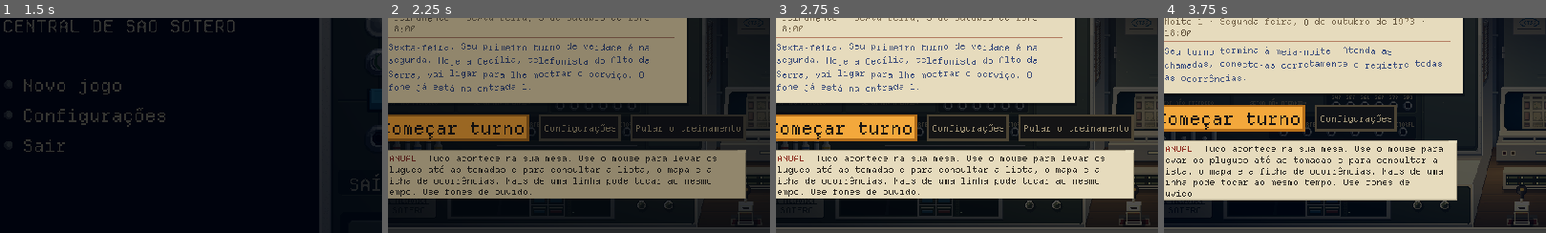
Above: before the commit, frames 1-4 (left to right).
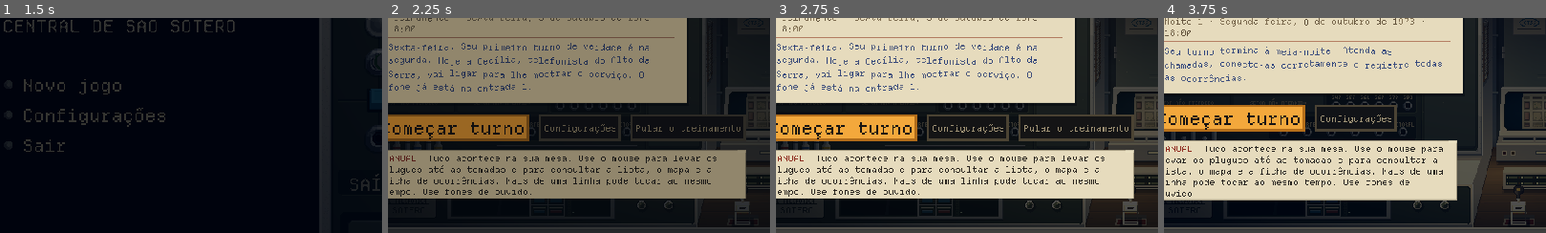
Above: after the commit, the same moments.

Repository: MendelDdS/Project-Switchboard
Game: Godot game, scene res://scenes/app.tscn
Two runs of this game, one before a commit and one after it. Both use one fixed random seed, a clock stepped at 60 frames per second and the inputs below.
Inputs (mouse positions are % of the whole screen's width and height, from its top left):
- Up to frame 1 (1.5 s): click "Novo jogo" at 0.5 s; click "Novo jogo" at 1.25 s
- Up to frame 2 (2.25 s): tap Enter at 2 s; drag from (50, 50) to (60, 28) at 2.02 s
- Up to frame 3 (2.75 s): no input
- Up to frame 4 (3.75 s): drag from (25, 35) to (45, 70) at 2.77 s; click "Pular o treinamento" at 3.5 s
The pictures show only the part of the screen within x 6-56%, y 25-75%; the shares and areas given below are measured in that part.

Frame 1 is identical in both runs. In frame 2, 0.2% of the frame differs, in the area x 90-96%, y 77-96%; in frame 3, 0.3%; in frame 4, 0.3%, in the area x 88-98%, y 77-97%.

Commit message:
fix(#0000): the toll ink pad sits closer to the left edge (Toll.PAD_LEFT 24) so the desk stamp standing on it no longer covers the ticket tip in the slot; the desk stamp comment points to the real tool stamp size (88 × 201, already a date stamp's proportion); HISTORICO
Co-Authored-By: Claude Opus 5.5 <noreply@anthropic.com>
Claude-Session: https://claude.ai/code/session_01YCySJAPC19YveEyKJruYuL

Diff:
--- a/scripts/ui/background_props.gd
+++ b/scripts/ui/background_props.gd
@@ -53,7 +53,9 @@
 const CABLE_LIGHT := Vector2(0.45, -0.9)   # de onde vem a luz neles (a luminária, no alto à direita): o brilho fica desse lado
 const CABLE_SHADE := Vector2(-1, 2)   # a sombra deles no tampo, do outro lado (px)
 const TOLL_BOX_H := 4.5   ## a altura da caixinha dos bilhetes (na sala, uns 2 cm)
-## O carimbo em pé na mesinha, como o da ferramenta (`Toll`, 21 × 35 px, uns 6 cm; aqui 21 × 50, na proporção de um datador de verdade, uns 10 cm de alto por 4,5 de largo: do tamanho do plug guardado da mesa comutadora, que tem 48 à mostra; com 25 e 31 de largura, crescia para os lados e ficava atarracado): o cabo de baquelite em cogumelo,
+## O carimbo em pé na mesinha, como o da ferramenta (`Toll.STAMP`, 88 × 201, na proporção de um datador de verdade, uns 10 cm de alto
+## por 4,5 de largo), em 21 × 50 px: do tamanho do plug guardado da mesa comutadora, que tem 48 à mostra (com 25 e 31 de
+## largura, crescia para os lados e ficava atarracado): o cabo de baquelite em cogumelo,
 ## com o medalhão de latão no tampo e as faixas de luz de um cilindro (as do da ferramenta, `Toll.BAND_U`), afinando até
 ## o anel e a haste de níquel; o corpo com o tampo à vista e a plaqueta escrita; as rodas de latão com os tipos sujos de
 ## tinta e as pontas do eixo; as pernas e a sapata vazada. (Antes, o cabo era um disco escuro com dois pontos de latão
--- a/scripts/ui/toll.gd
+++ b/scripts/ui/toll.gd
@@ -20,6 +20,7 @@
 ## A folga da almofada e da caixinha até a beira dos lados e até a de baixo, a mesma nas duas. Encostadas nos cantos, na
 ## sala elas passavam dos lados da máquina (perto, a mesinha abre mais que ela) e o calculógrafo parecia torto.
 const INSET := Vector2(36, 9)
+const PAD_LEFT := 24.0   ## a da almofada à esquerda, menor: com 36, o carimbo em pé nela, na sala, tapava a ponta do bilhete na fenda
 const BOX_MOUTH := 24.0         ## da beira de trás da caixinha até a frente dela: a boca, onde o bilhete entra e some
 const SINK_SEC := 0.3           ## o bilhete descendo para dentro da caixinha
 const OUT_SEC := 0.45           ## o bilhete que esperava na fenda saindo dela quando a ferramenta abre
@@ -469,7 +470,7 @@
 
 
 func _pad(s := _desk.size) -> Rect2:
-	return Rect2(INSET.x, s.y - PAD.y - INSET.y, PAD.x, PAD.y)
+	return Rect2(PAD_LEFT, s.y - PAD.y - INSET.y, PAD.x, PAD.y)
 
 
 func _box(s := _desk.size) -> Rect2:
Not shown, changed: HISTORICO.md
Not shown, changed: scripts/ui/CLAUDE.md
